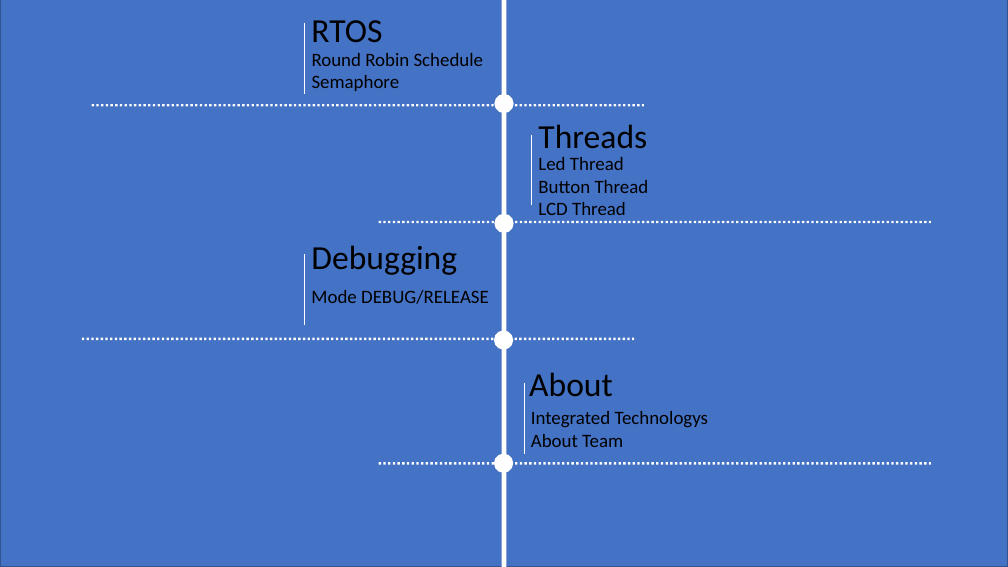
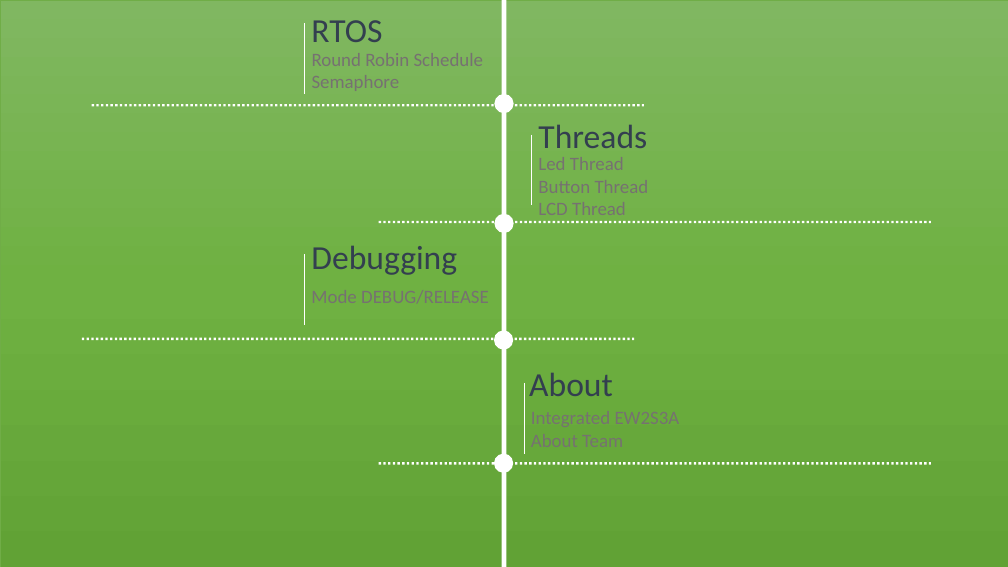
Before and after one commit to wathui99/FPT_Lab, a slide deck: slide 3 of Document/Bản trình bày1.pptx (slide 4 before the commit). Drawn at 1008x567 pixels with LibreOffice and Linux fonts; fonts in the diff are those of the drawing. Boxes give left, top, right and bottom in pixels: in the first picture for what was removed or moved away, otherwise in the second. Text is boxed around its words. In the diff, an @@ line names an element or a change of style, - is before the commit and + after.

```diff
--- a/Document/Bản trình bày1.pptx
+++ b/Document/Bản trình bày1.pptx
@@ rectangle at [0,0,1008,567]: fill #4472C4 to gradient #81B861 to #6FB242 to #62A336; outline #325491 1 pt to #70AD47 0.5 pt @@
@@ text "Round Robin Schedule" at [312,53,484,91]: text colour #000000 to #767171 @@
@@ text "Led Thread" at [538,157,626,215]: text colour #000000 to #767171 @@
@@ text removed at [311,290,489,304] @@
-Mode DEBUG/RELEASE
@@ text colour #000000 to #333F50 in 4 elements at [311,20,382,42], [538,125,647,148], [311,246,457,275], [529,373,613,396] @@
@@ text removed at [531,411,709,447] @@
-Integrated Technologys
-About Team
```
Also in this commit, not shown: 15 other slides changed, 4 slides added, 4 slides removed.
